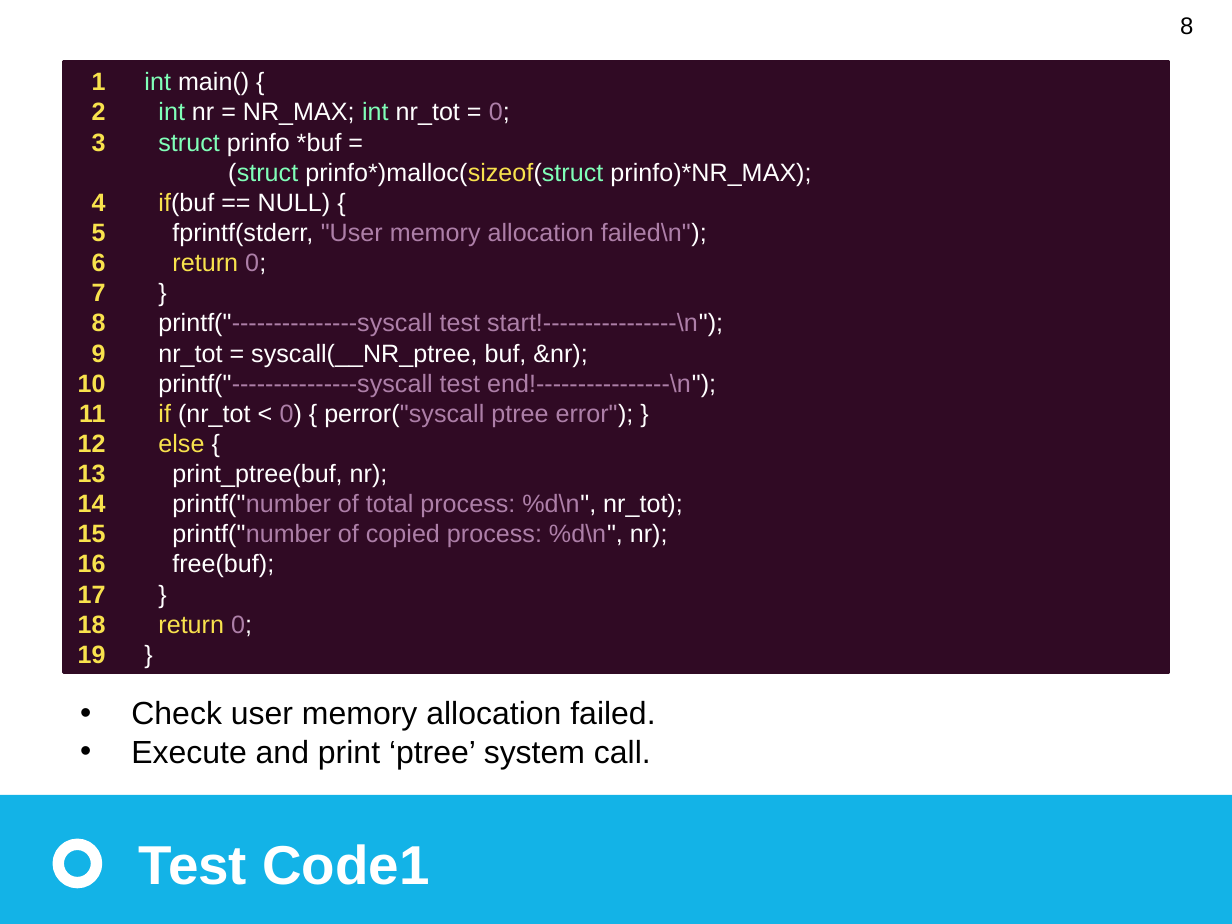
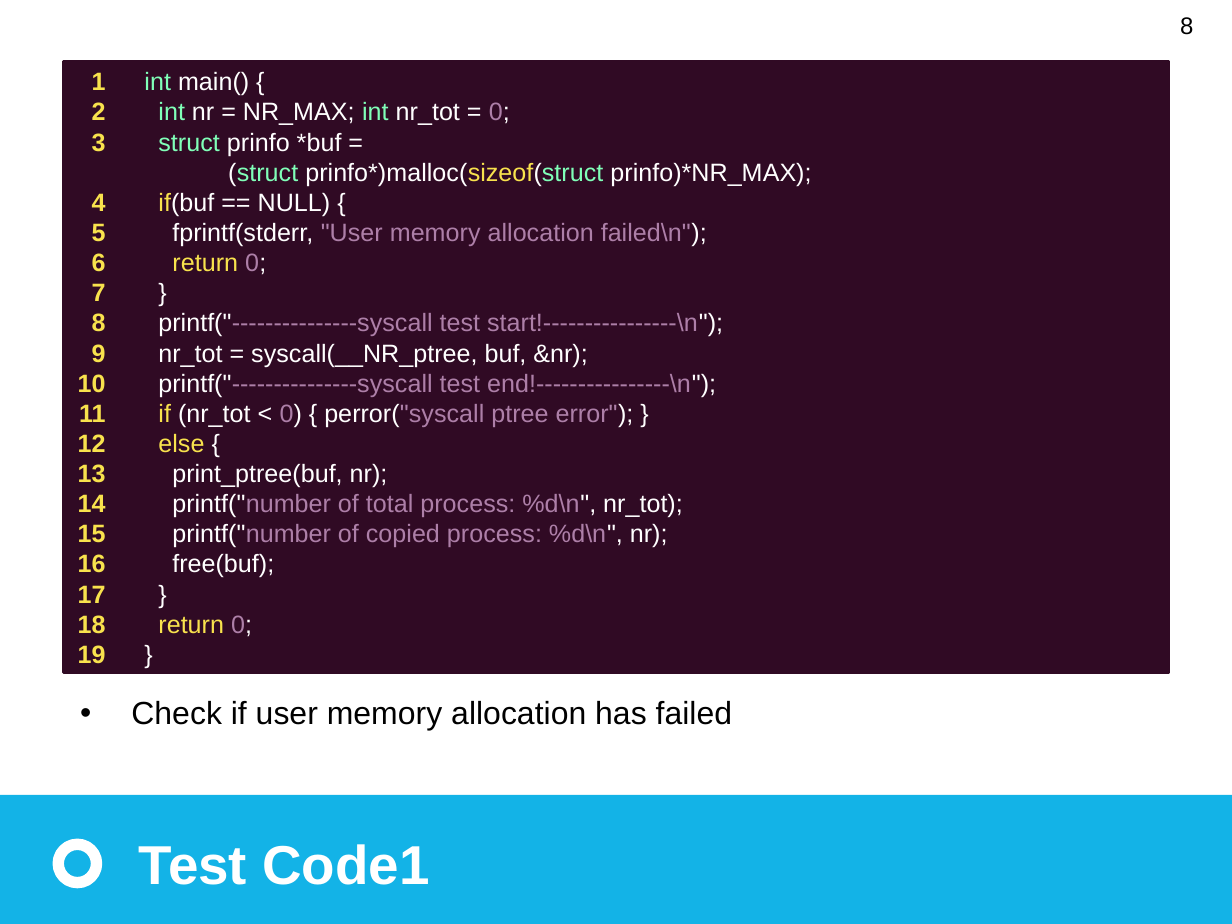
Before and after one commit to pps789/operating-system-2018, a slide deck: slide 8 of OS_proj1.pptx. Drawn at 1232x924 pixels with LibreOffice and Linux fonts; fonts in the diff are those of the drawing. Boxes give left, top, right and bottom in pixels: in the first picture for what was removed or moved away, otherwise in the second. Text is boxed around its words. In the diff, an @@ line names an element or a change of style, - is before the commit and + after.

```diff
--- a/OS_proj1.pptx
+++ b/OS_proj1.pptx
@@ text at <box>131,701,732,731</box>: text changed @@
-• Check user memory allocation failed.
-• Execute and print ‘ptree’ system call.
+• Check if user memory allocation has failed
```
Also in this commit, not shown: 6 other slides changed.
